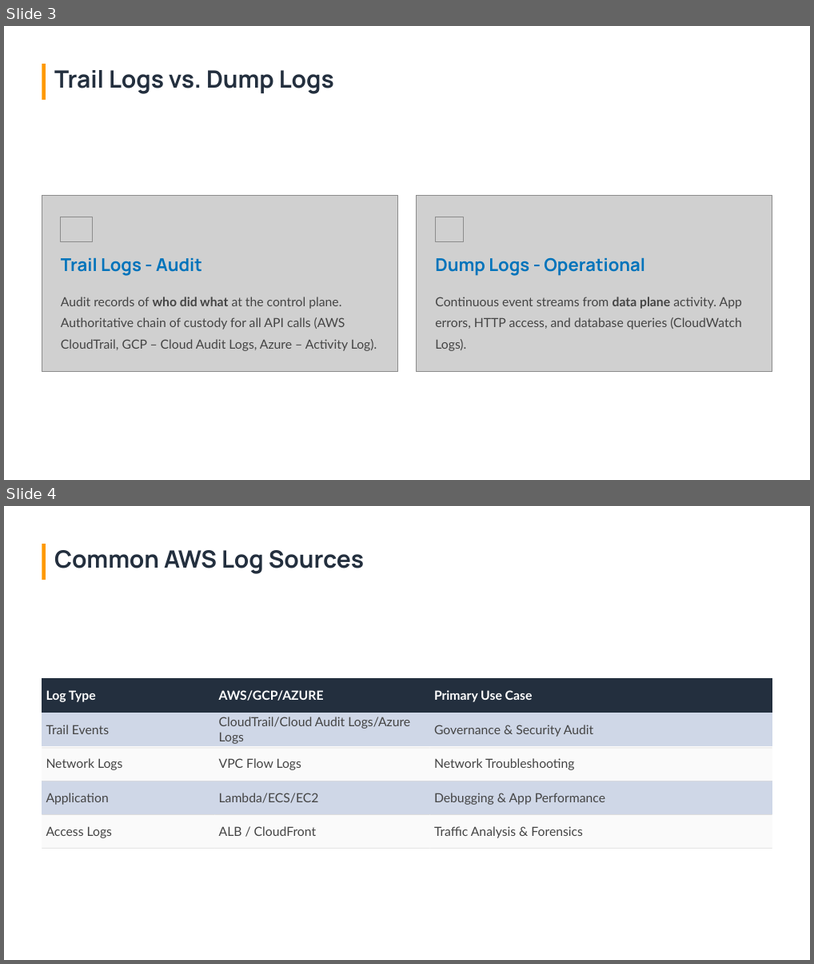
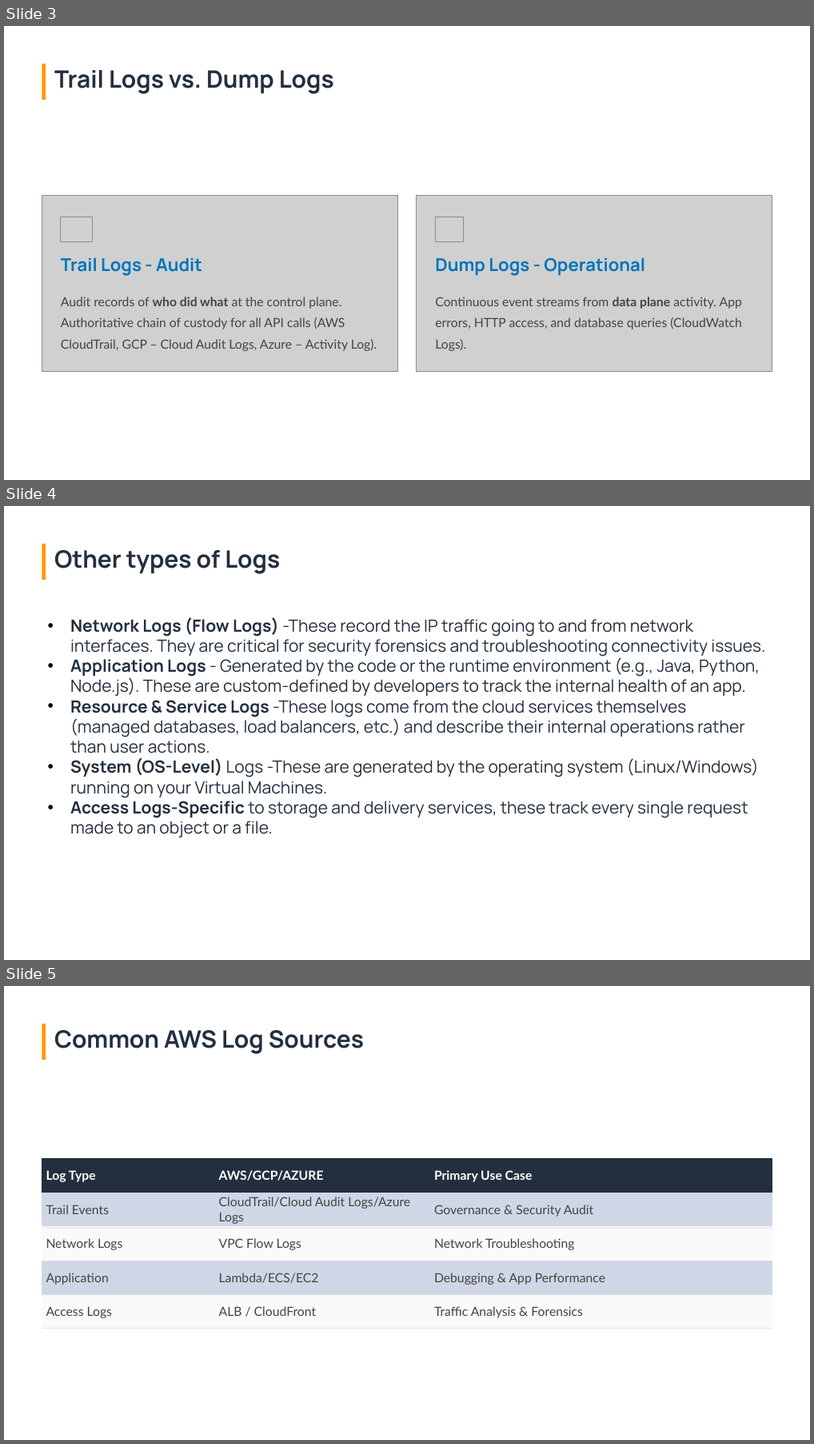
Before and after one commit to vleramehmeti/Prezentimi_CLM, a slide deck: Prezentimi - Genpact.pptx. Shown one above the other, each under a label of ours: slides 3 and 4 before the commit, slides 3, 4 and 5 after it. The pictures are 814x964 and 814x1444 pixels, drawn with LibreOffice and Linux fonts; fonts in the diff are those of the drawing; grey boxes stand for pictures; background and template pictures are left out. Boxes give left, top, right and bottom in pixels: in the first picture for what was removed or moved away, otherwise in the second. Text is boxed around its words. In the diff, an @@ line names an element or a change of style, - is before the commit and + after.

Commit message:
Updated -final

```diff
--- a/Prezentimi - Genpact.pptx
+++ b/Prezentimi - Genpact.pptx
@@ slide 4 added at (4,506,810,960), background picture (left out) @@
@@ rectangle added at (42,544,45,579), fill #FF9900 @@
@@ text added at (54,550,280,574), 28.5 pt, text #232F3E, bold @@
+Other types of Logs
@@ text added at (70,617,766,837), 20 pt, text #232F3E @@
+• Network Logs (Flow Logs) -These record the IP traffic going to and from network interfaces. They are critical for security forensics and troubleshooting connectivity issues.
+• Application Logs - Generated by the code or the runtime environment (e.g., Java, Python, Node.js). These are custom-defined by developers to track the internal health of an app.
+• Resource & Service Logs -These logs come from the cloud services themselves (managed databases, load balancers, etc.) and describe their internal operations rather than user actions.
+• System (OS-Level) Logs -These are generated by the operating system (Linux/Windows) running on your Virtual Machines.
+• Access Logs-Specific to storage and delivery services, these track every single request made to an object or a file.
@@ what was slide 4 is now slide 5 @@
```
Also in this commit, not shown: 1 other slide added.
